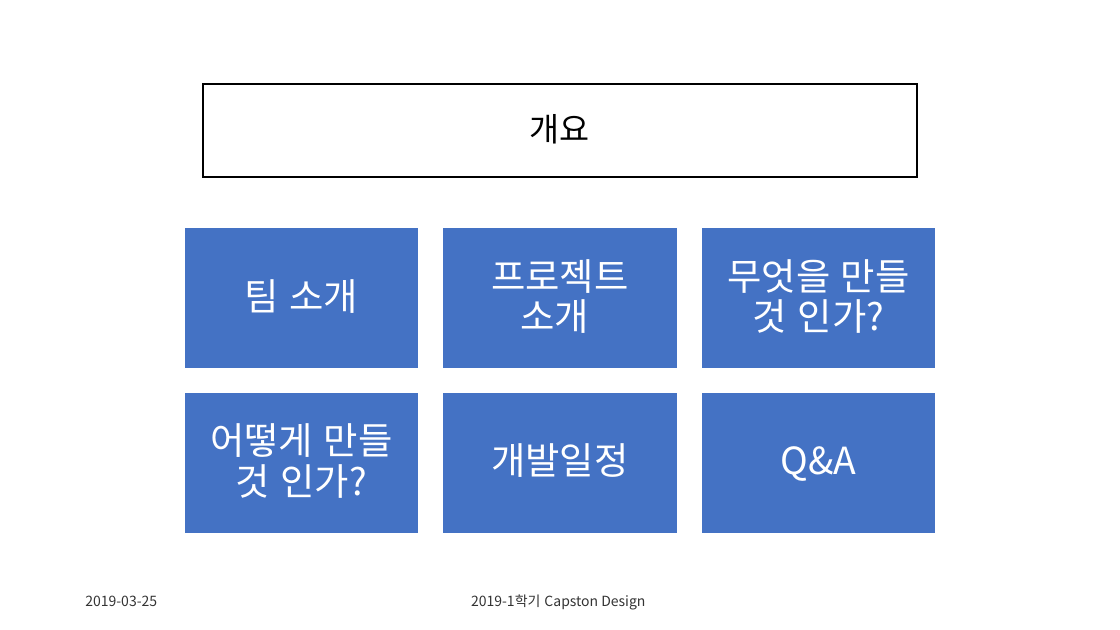
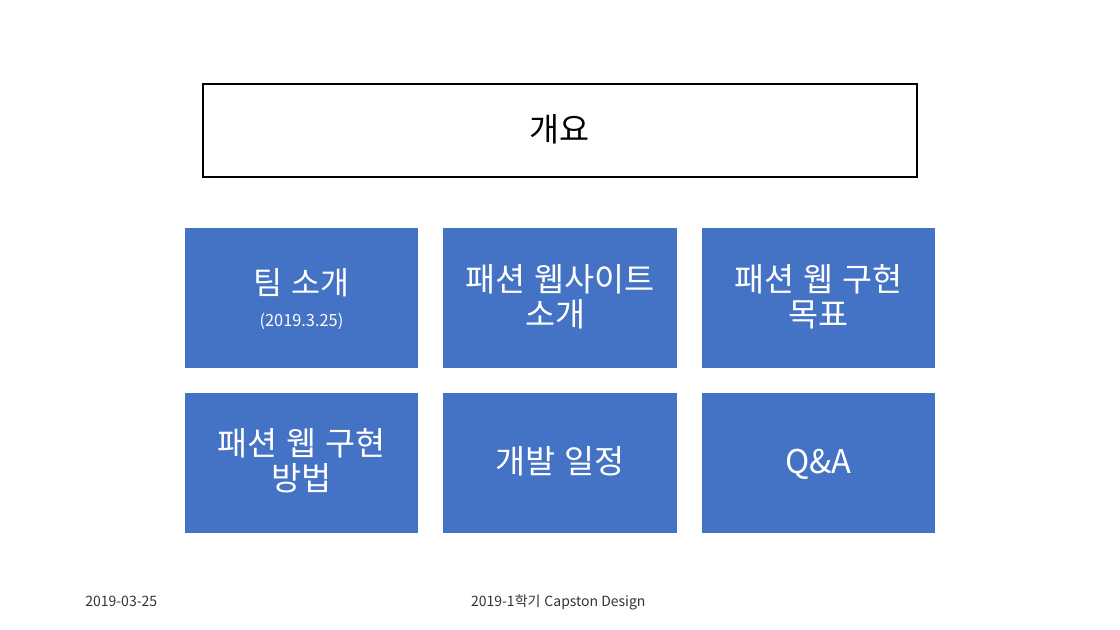
Before and after one commit to CheonSeounghyun/Coordination-Recommend, a slide deck: slide 2 of document/Capston Design Proposal_update(ppt).pptx. Drawn at 1120x630 pixels with LibreOffice and Linux fonts; fonts in the diff are those of the drawing. Boxes give left, top, right and bottom in pixels: in the first picture for what was removed or moved away, otherwise in the second. Text is boxed around its words. In the diff, an @@ line names an element or a change of style, - is before the commit and + after.

```diff
--- a/document/Capston Design Proposal_update(ppt).pptx
+++ b/document/Capston Design Proposal_update(ppt).pptx
@@ text at (x1=254, y1=268, x2=349, y2=297): size 32 to 27 pt in "팀 소개"; less space between paragraphs @@
@@ text at (x1=465, y1=264, x2=655, y2=329): text changed; size 32 to 28 pt @@
-프로젝트 소개
+패션 웹사이트 소개
@@ text at (x1=734, y1=264, x2=903, y2=329): text changed; size 32 to 28 pt @@
-무엇을 만들 것 인가?
+패션 웹 구현 목표
@@ text at (x1=260, y1=313, x2=344, y2=329): paragraph added @@
+(2019.3.25)
@@ text "Q&A" at (x1=785, y1=448, x2=851, y2=479): size 32 to 28 pt; less space between paragraphs @@
@@ text at (x1=217, y1=428, x2=386, y2=493): text changed; size 32 to 28 pt @@
-어떻게 만들 것 인가?
+패션 웹 구현 방법
@@ text at (x1=495, y1=446, x2=625, y2=476): text changed; size 32 to 28 pt @@
-개발일정
+개발 일정
```
Also in this commit, not shown: 9 other slides changed.
